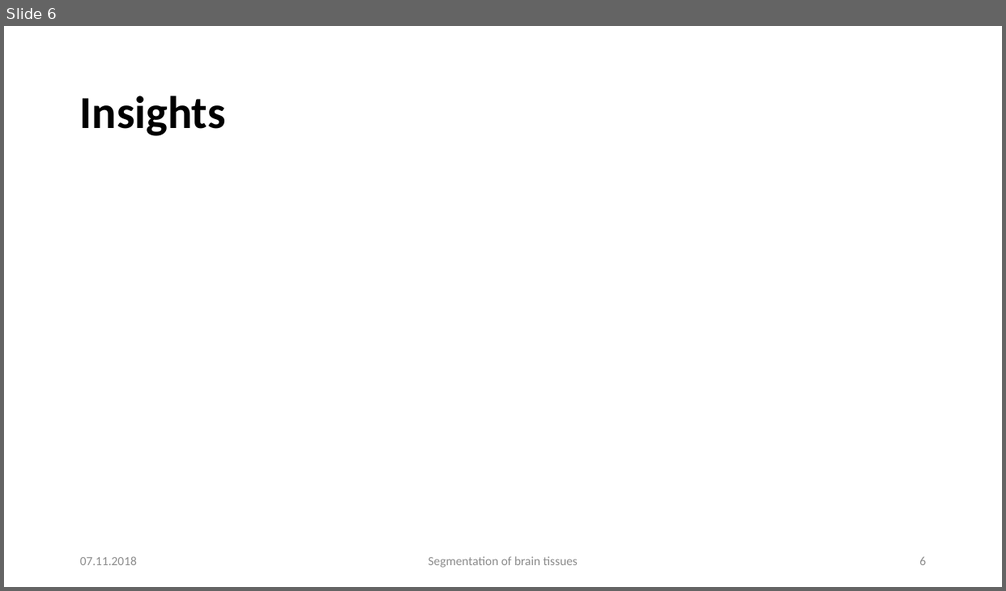
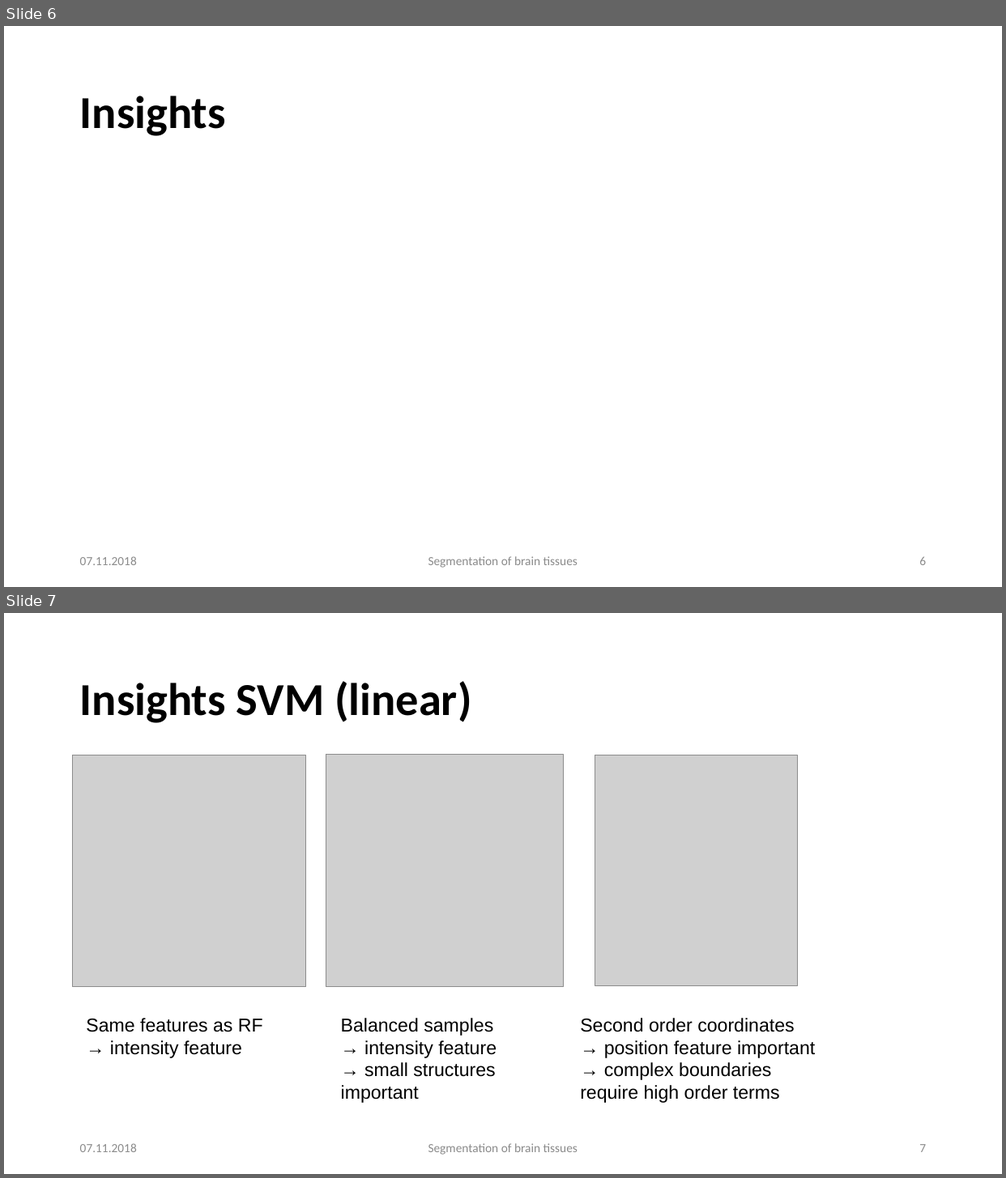
Before and after one commit to mhayoz/MIALab, a slide deck: Midterm Mialab.pptx. Shown one above the other, each under a label of ours: slide 6 before the commit, slides 6 and 7 after it. The pictures are 1006x591 and 1006x1178 pixels, drawn with LibreOffice and Linux fonts; fonts in the diff are those of the drawing; grey boxes stand for pictures; background and template pictures are left out. Boxes give left, top, right and bottom in pixels: in the first picture for what was removed or moved away, otherwise in the second. Text is boxed around its words. In the diff, an @@ line names an element or a change of style, - is before the commit and + after.

Commit message:
added progress and SVM linear slides

```diff
--- a/Midterm Mialab.pptx
+++ b/Midterm Mialab.pptx
@@ slide 7 added at [4,613,1002,1174], background #FFFFFF @@
@@ text added at [80,681,471,723], 44 pt, text #000000, bold @@
+Insights SVM (linear)
@@ picture added at [73,756,306,987] @@
@@ picture added at [326,755,563,987] @@
@@ picture added at [595,756,798,986] @@
@@ text added at [86,1018,263,1059], 18 pt, text #000000 @@
+Same features as RF
+→ intensity feature
@@ text added at [341,1018,496,1103], 18 pt, text #000000 @@
+Balanced samples
+→ intensity feature
+→ small structures important
@@ text added at [580,1018,815,1103], 18 pt, text #000000 @@
+Second order coordinates
+→ position feature important
+→ complex boundaries require high order terms
@@ text added at [80,1144,137,1152], 12 pt, text #8B8B8B @@
+07.11.2018
@@ text added at [428,1144,577,1155], 12 pt, text #8B8B8B @@
+Segmentation of brain tissues
@@ page number added at [919,1144,926,1152], 12 pt, text #8B8B8B @@
+7
```
Also in this commit, not shown: 1 slide changed.
